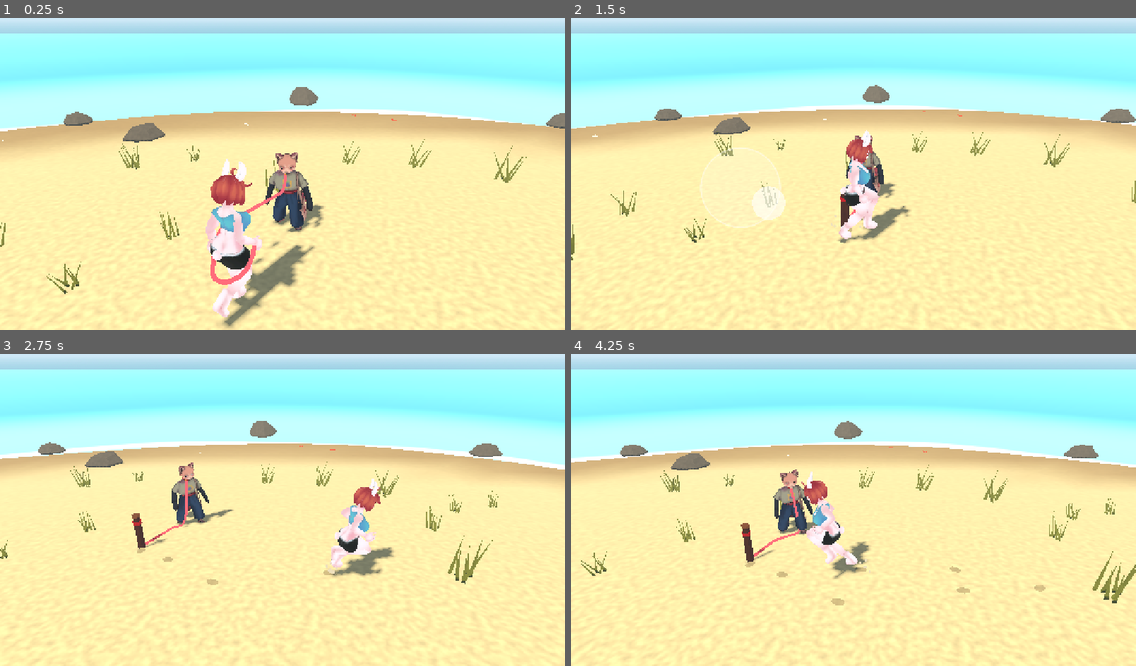
Above: before the commit, frames 1-4 (two rows, left to right).
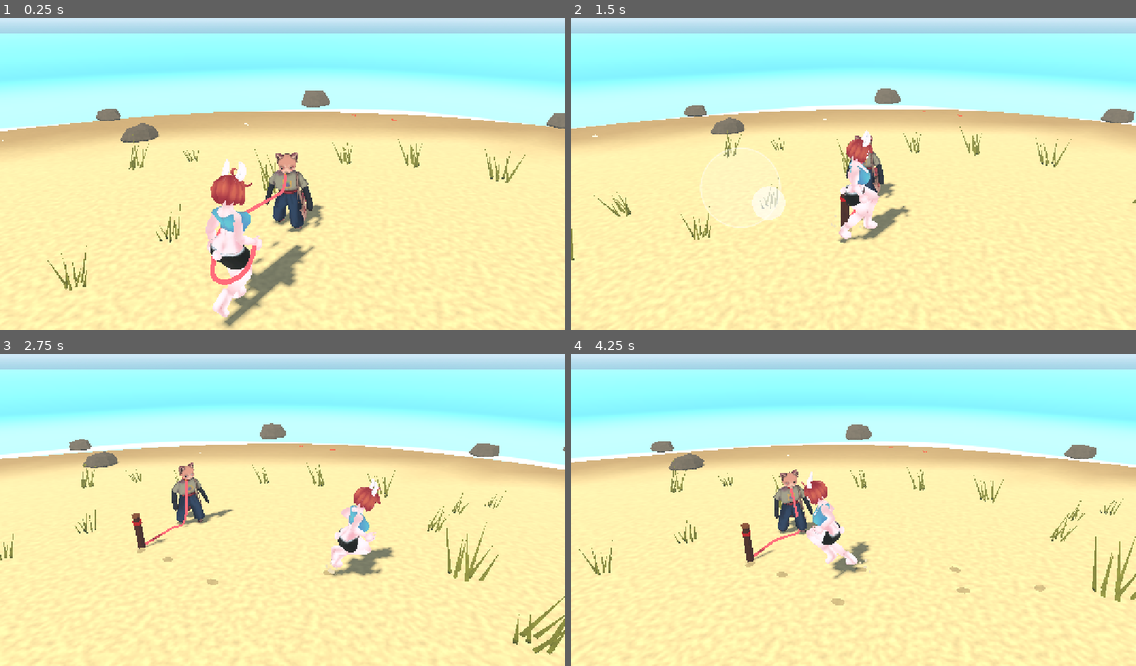
Above: after the commit, the same moments.

Repository: MrKrob00/Animal-Walk
Game: Godot game, scene res://scenes/main.tscn
Same seed, same stepped clock (60 frames per second), same inputs: the game is played once before the commit and once after it.
Inputs (mouse positions are in pixels of both pictures, inside the frame that each line leads up to):
- Up to frame 1 (0.25 s): no input
- Up to frame 2 (1.5 s): move the mouse to (977, 155) at 0.52 s; hold D (move_right) 0.53-1.25 s; hold Space (act) 0.53-1.25 s; click (977, 155) at 0.67 s; tap Shift (run) at 0.8 s; drag from (740, 186) to (825, 236) at 1.27 s
- Up to frame 3 (2.75 s): move the mouse to (339, 438) at 2.02 s; hold D (move_right) from 2.03 s (still down); hold Space (act) from 2.03 s (still down); tap Shift (run) at 2.3 s
- Up to frame 4 (4.25 s): release D (move_right) at 2.75 s; release Space (act) at 2.75 s; drag from (825, 572) to (684, 460) at 2.77 s; move the mouse to (1023, 553) at 3.52 s; hold A (move_left) from 3.53 s (still down); hold Shift (run) from 3.53 s (still down); tap E at 3.6 s

The runs differ from the first frame. In frame 1, 1.7% of the frame differs, in the area x 0-100%, y 22-89%; in frame 2, 1.5%; in frame 3, 2.1%, in the area x 0-100%, y 21-97%; in frame 4, 2.0%.

Commit message:
Low trunks to crawl under; bunny lies on her chest with soft skin; TOFU's crawling feet fixed
Co-Authored-By: Claude Opus 5.5 <noreply@anthropic.com>
Claude-Session: https://claude.ai/code/session_01Lbjh88uP794iDp2E8yqCqj

Diff:
--- a/scripts/actor.gd
+++ b/scripts/actor.gd
@@ -11,6 +11,7 @@
 const BUNNY := {
 	# Her T-posed model with a clean skeleton (tools/tpose_bunny.gd makes it from the Sketchfab file).
 	"path": "res://assets/chobby_tpose.glb", "height": 1.6, "sole": 0.032,
+	"soft_press": true,   # lying down, her chest, belly and thighs give against the ground (per vertex)
 	"walk": 1.5, "run": 3.4, "stride": 1.45, "run_stride": 2.5, "radius": 0.3,
 	# Her top and shorts take the skin's bone weights, so no gap opens when the chest moves.
 	# The leash lies over these instead of passing through: [from bone, to bone, radius m, reach past "to" m].
@@ -29,7 +30,7 @@
 		"tail": ["DEF-spine.004"],
 		"soft": [["DEF-breast01.L", "DEF-breast04.L"], ["DEF-breast01.R", "DEF-breast04.R"]],
 		"arms_down": true,
-		"clip_arms": true, "torso_swing": 0.5, "feminine": 1.0, "crawl_lift": 0.085,
+		"clip_arms": true, "torso_swing": 0.5, "feminine": 1.0, "crawl_lift": 0.03,
 		# Her legs keep their rabbit shape (knee forward, heel up); the clips move them from there.
 		"clip_keep": ["DEF-thigh.L", "DEF-shin.L", "DEF-foot.L", "DEF-toe.L", "DEF-thigh.R", "DEF-shin.R", "DEF-foot.R", "DEF-toe.R"],   # arms aimed like the clip's from arms-down (her V-sign rest wrings copied arms); half the clips' torso swing
 		"tires": true,
@@ -103,6 +104,7 @@
 var skeleton: Skeleton3D
 var face_target := Vector3.INF   ## when set, faces this point instead of the motion
 var extra_lean := 0.0
+var _press := []             ## soft-skin materials (SoftPress), when the character has them
 var _model: Node3D
 var _fit_scale := 1.0
 
@@ -131,6 +133,8 @@
 			var c: MeshInstance3D = scene.find_child(n, true, false)
 			if skin_mi != null and c != null:
 				SkinFit.follow_body(skin_mi, c, data.cloth.get("skip", []), float(data.cloth.get("lift", SkinFit.INFLATE)))
+	if data.get("soft_press", false):
+		_press = SoftPress.apply(scene)   # soft skin against the ground, lying down
 	var skels := scene.find_children("*", "Skeleton3D", true, false)
 	skeleton = skels[0] if skels.size() > 0 else null
 	_fit(float(data.height))
@@ -306,6 +310,11 @@
 	gait.lean = lerpf(gait.lean, extra_lean, 1.0 - exp(-6.0 * delta))
 	var landed := gait.update(delta, spd)
 	body.position = gait.body_offset(float(data.height))
+	if not _press.is_empty():
+		var k := smoothstep(0.0, 1.0, gait.crawl)
+		for m in _press:
+			m.set_shader_parameter("floor_y", global_position.y)
+			m.set_shader_parameter("press", k)
 	body.rotation.x = lerpf(body.rotation.x, gait.body_lean(), 1.0 - exp(-8.0 * delta))
 	if landed != 0:
 		footstep.emit(gait.foot_position(landed > 0), float(data.height) / 1.6)
--- a/scripts/camera_rig.gd
+++ b/scripts/camera_rig.gd
@@ -18,6 +18,7 @@
 const TURN := 0.006              ## radians per pixel dragged
 const WHEEL := 1.12              ## zoom step per wheel notch
 const LOOK_HEIGHT := 0.9         ## metres above the character's feet the camera looks at
+const LOOK_HEIGHT_CRAWL := 0.35  ## ... while it crawls
 const CLEARANCE := 0.35          ## the camera stays this far above the ground
 
 var target: Node3D       ## the character the player steers
@@ -50,7 +51,10 @@
 	var f := target.position
 	if second != null:
 		f = f.lerp(second.position, 0.15)
-	return f + Vector3(0, LOOK_HEIGHT, 0)
+	var low := 0.0
+	if "gait" in target and target.gait != null:
+		low = smoothstep(0.0, 1.0, target.gait.crawl)
+	return f + Vector3(0, lerpf(LOOK_HEIGHT, LOOK_HEIGHT_CRAWL, low), 0)   # down with a crawler
 
 
 ## The ground directions the stick means: [right, forward] (unit, horizontal).
--- a/scripts/gait.gd
+++ b/scripts/gait.gd
@@ -388,7 +388,7 @@
 const SOFT_FREQ := 2.0     ## oscillations per second
 const SOFT_DAMP := 0.27    ## 0 = endless wobble, 1 = no overshoot
 const SOFT_MAX := 0.024     ## largest lag, as a share of the character's height
-const SOFT_FLOOR := 0.03  ## lying down, the chest's tip stays this share of her height above the ground
+const SOFT_FLOOR := 0.0   ## lying down, the chest's tip bone stays this share of her height above the ground (the skin gives: SoftPress)
 const SOFT_GAIN := 0.6     ## share of the spring's lag shown: the clips swing the body three times
                            ## more than the old walk did, this keeps the chest's travel as it was
 
--- /dev/null
+++ b/scripts/low_passages.gd
@@ -0,0 +1,133 @@
+class_name LowPassages
+extends RefCounted
+## Low places to crawl under (the player chose: walkers get down by themselves under something
+## low, and crawl): fallen palm trunks lying across two rocks, CLEAR above the ground. Whoever is
+## under one crawls (army crawl); the rocks are in the way, the trunk is not (you pass under it),
+## and the leash lies over the trunk instead of through it.
+
+const CLEAR := 0.55        ## metres from the ground to the trunk's underside
+const LOG_R := 0.17        ## trunk radius
+const SPAN := 2.8          ## metres between the two rocks' centres
+const ROCK_BLOCK := 0.5    ## the rocks block this far round their centres
+const REACH := 0.65        ## crawl from this far either side of the trunk's line
+const COUNT := 12
+const NEAR_START := 10.0   ## one lies this far from the start, so the player meets it early
+
+
+## Where the passages lie: [{"c": Vector2 centre, "dir": Vector2 along the trunk, "y": float}].
+static func place(seed_value := 4242) -> Array:
+	var rng := RandomNumberGenerator.new()
+	rng.seed = seed_value
+	var out := []
+	var start := WorldBuilder.clearing_center()
+	# The first: on the beach near the start, the trunk across the way along the beach.
+	for k in 40:
+		var ang := -PI * 0.5 + (0.06 + 0.01 * k) * (1.0 if k % 2 == 0 else -1.0)
+		var p := Vector2(cos(ang), sin(ang)) * Terrain.shore(ang) * 0.9
+		if p.distance_to(start) > NEAR_START * 0.7 and p.distance_to(start) < NEAR_START * 1.6 and _fits(p, Vector2(cos(ang), sin(ang)), out):
+			out.append({"c": p, "dir": Vector2(cos(ang), sin(ang)), "y": _ground(p, Vector2(cos(ang), sin(ang)))})
+			break
+	var tries := 0
+	while out.size() < COUNT and tries < 4000:
+		tries += 1
+		var ang := rng.randf() * TAU
+		var d := sqrt(rng.randf()) * 0.9
+		var p := Vector2(cos(ang), sin(ang)) * d * Terrain.shore(ang)
+		var dir := Vector2.from_angle(rng.randf() * PI)
+		if p.distance_to(start) < WorldBuilder.CLEARING_RADIUS + 2.0 or not _fits(p, dir, out):
+			continue
+		out.append({"c": p, "dir": dir, "y": _ground(p, dir)})
+	return out
+
+
+## Dry, fairly flat, and clear of the other passages.
+static func _fits(p: Vector2, dir: Vector2, others: Array) -> bool:
+	for o in others:
+		if (o.c as Vector2).distance_to(p) < 14.0:
+			return false
+	var hs := []
+	for t in [-0.5, 0.0, 0.5]:
+		for s in [-1.0, 1.0]:
+			var q: Vector2 = p + dir * SPAN * t + dir.orthogonal() * REACH * 1.5 * s
+			hs.append(Terrain.height(q.x, q.y))
+	return hs.min() > 0.12 and hs.max() - hs.min() < 0.35 and hs.max() < 3.5
+
+
+static func _ground(p: Vector2, dir: Vector2) -> float:
+	var a := p - dir * SPAN * 0.5
+	var b := p + dir * SPAN * 0.5
+	return maxf(Terrain.height(a.x, a.y), maxf(Terrain.height(b.x, b.y), Terrain.height(p.x, p.y)))
+
+
+## The trunk's ends in the world (for the leash and for drawing).
+static func trunk(pass_: Dictionary) -> Array:
+	var c: Vector2 = pass_.c
+	var dir: Vector2 = pass_.dir
+	var y: float = pass_.y + CLEAR + LOG_R
+	var half := SPAN * 0.5 + 0.45
+	return [Vector3(c.x - dir.x * half, y, c.y - dir.y * half), Vector3(c.x + dir.x * half, y, c.y + dir.y * half)]
+
+
+## The places other things must leave free: [Vector3(x, z, radius)].
+static func reserved(passages: Array) -> Array:
+	var out := []
+	for p in passages:
+		out.append(Vector3(p.c.x, p.c.y, SPAN * 0.5 + 1.2))
+	return out
+
+
+## Builds the trunks and rocks (one mesh) under `root` and puts the rocks into `obs`.
+static func build(root: Node3D, obs: Obstacles, passages: Array) -> void:
+	var rng := RandomNumberGenerator.new()
+	rng.seed = 99
+	var st := PaperMesh.begin()
+	for p in passages:
+		var c: Vector2 = p.c
+		var dir: Vector2 = p.dir
+		var ends := trunk(p)
+		var along := (ends[1] - ends[0]) as Vector3
+		var length := along.length()
+		# The trunk: a tapered cylinder lying along `dir`, a few rings drawn darker.
+		var basis := Basis(_arc(Vector3.UP, along.normalized()))
+		PaperMesh.frustum(st, Transform3D(basis, ends[0]), LOG_R * 1.1, LOG_R * 0.85, length, 9, PaperMesh.col(WorldBuilder.TRUNK))
+		for k in [0.2, 0.5, 0.8]:
+			PaperMesh.frustum(st, Transform3D(basis, ends[0] + along * k), LOG_R * 1.12 - 0.04 * k, LOG_R * 1.1 - 0.04 * k, 0.05, 9, PaperMesh.col(WorldBuilder.TRUNK_RING))
+		# A broken stub of a frond on top.
+		PaperMesh.frustum(st, Transform3D(Basis(_arc(Vector3.UP, Vector3(0.3, 1, 0.2).normalized())), ends[0] + along * 0.62 + Vector3(0, LOG_R * 0.8, 0)), 0.05, 0.01, 0.35, 5, PaperMesh.col(WorldBuilder.FROND_DARK))
+		for s in [-1.0, 1.0]:
+			var q: Vector2 = c + dir * SPAN * 0.5 * s
+			var gy := Terrain.height(q.x, q.y)
+			var top: float = p.y + CLEAR - gy
+			PaperMesh.ellipsoid(st, Transform3D(Basis(Vector3.UP, rng.randf() * TAU), Vector3(q.x, gy - 0.05, q.y)), Vector3(0.62, maxf(top, 0.3) + 0.05, 0.56), 7, 4, PaperMesh.col(WorldBuilder.STONE), 0.2, rng)
+			obs.add(q.x, q.y, ROCK_BLOCK)
+	var mi := MeshInstance3D.new()
+	mi.name = "LowPassages"
+	mi.mesh = PaperMesh.commit(st)
+	mi.material_override = PaperMesh.material()
+	root.add_child(mi)
+
+
+## Is `p` (x, z) under one of the trunks, where a walker must crawl?
+static func under(p: Vector2, passages: Array) -> bool:
+	for o in passages:
+		var d: Vector2 = p - o.c
+		if absf(d.dot(o.dir)) < SPAN * 0.5 - 0.2 and absf(d.dot((o.dir as Vector2).orthogonal())) < REACH:
+			return true
+	return false
+
+
+## Capsules for the leash to lie over: [a, b, radius].
+static func capsules(passages: Array) -> Array:
+	var out := []
+	for p in passages:
+		var e := trunk(p)
+		out.append([e[0], e[1], LOG_R])
+	return out
+
+
+static func _arc(a: Vector3, b: Vector3) -> Quaternion:
+	var c := a.cross(b)
+	var d := a.dot(b)
+	if c.length() < 1e-6:
+		return Quaternion.IDENTITY if d > 0.0 else Quaternion(Vector3.RIGHT, PI)
+	return Quaternion(c.normalized(), atan2(c.length(), d))
--- a/scripts/main.gd
+++ b/scripts/main.gd
@@ -8,6 +8,9 @@
 const HAMMER_TIME := 0.6   ## the bunny stands still while she hammers, seconds
 
 var obstacles := Obstacles.new()
+var passages := []   ## low places to crawl under (LowPassages)
+var _passage_caps := []
+const CRAWL_SPEED := 0.7   ## m/s, crawling
 var splash: Puffs              ## water drops when a paw lands in the sea
 var rules := LeashRules.new()
 var bunny: Actor
@@ -35,7 +38,10 @@
 	ground.mesh = Terrain.build_mesh()
 	ground.material_override = PaperMesh.material()
 	add_child(ground)
-	WorldBuilder.populate(self, obstacles)
+	passages = LowPassages.place()
+	WorldBuilder.populate(self, obstacles, 20261120, LowPassages.reserved(passages))
+	LowPassages.build(self, obstacles, passages)
+	_passage_caps = LowPassages.capsules(passages)
 	var sea := Water.new()
 	sea.name = "Sea"
 	add_child(sea)
@@ -165,7 +171,10 @@
 		tofu.steer(Vector3.ZERO, delta)
 		tofu.place(LeashRules.clamp_to(tofu.position, rules.stake_pos, LEASH_GROUND), delta)
 		tofu.face_target = bunny.position
-	leash.colliders = tofu.capsules() + bunny.capsules()
+	leash.colliders = tofu.capsules() + bunny.capsules() + _passage_caps
+	# Under a fallen trunk, whoever is there gets down and crawls.
+	for who in [tofu, bunny]:
+		who.gait.crawling = LowPassages.under(Vector2(who.position.x, who.position.z), passages)
 	# The collar's ring slides round toward the leash, so the rope leaves the neck on its side.
 	tofu.aim_collar(leash.pts[6] if leash.pts.size() > 6 else bunny.position, delta)
 	stake.set_hint(rules.can_pick(bunny.position), _time)
@@ -176,6 +185,8 @@
 ## The stick is read relative to the camera: "up" walks away from it.
 func _drive(who: Actor, v: Vector2, running: bool, delta: float) -> void:
 	var top: float = who.data.run if running else who.data.walk
+	if who.gait.crawling or who.gait.crawl > 0.2:
+		top = minf(top, CRAWL_SPEED)
 	var dir := camera_rig.to_ground(v) if camera_rig != null else Vector3(v.x, 0, v.y)
 	who.steer(dir * top, delta)
 
@@ -188,6 +199,8 @@
 	var want := Vector3.ZERO
 	if dist > 0.001:
 		want = to / dist * LeashRules.follow_speed(dist, LEASH_GROUND, float(who.data.run))
+	if who.gait.crawling or who.gait.crawl > 0.2:
+		want = want.limit_length(CRAWL_SPEED)
 	who.velocity = who.velocity.move_toward(want, 10.0 * delta)
 	var free := who.position + who.velocity * delta
 	var held := LeashRules.clamp_to(free, leader, LEASH_GROUND)
--- a/scripts/retarget.gd
+++ b/scripts/retarget.gd
@@ -69,7 +69,12 @@
 		var d: int = map[sname]
 		var a := Quaternion.IDENTITY
 		var aim: String = AIM.get(sname, "")
-		if aim != "" and map.has(aim):
+		if aim != "" and not map.has(aim) and sname.begins_with("DEF-foot"):
+			# A foot with no toe bone of ours (TOFU): it points forward along the ground, as the
+			# clip's foot points to its toe; lined up as the shin, its shoe turned up its toes.
+			var s_dir := src.rest_global[src.bone(aim)].origin - src.rest_global[i].origin
+			a = _frame_align(Vector3.BACK, s_dir.normalized())
+		elif aim != "" and map.has(aim):
 			var s_dir := src.rest_global[src.bone(aim)].origin - src.rest_global[i].origin
 			var d_dir: Vector3 = to_char * (skel.get_bone_global_rest(map[aim]).origin - skel.get_bone_global_rest(d).origin)
 			if s_dir.length() > 1e-6 and d_dir.length() > 1e-6:
--- /dev/null
+++ b/scripts/soft_press.gd
@@ -0,0 +1,39 @@
+class_name SoftPress
+extends RefCounted
+## Soft skin against the ground (shaders/soft_press.gdshader): lying down, what would go under
+## the ground is squeezed up onto it per vertex and spreads a little. Swaps a model's plain
+## textured materials for this one (same look) and keeps the ground height in it.
+
+const SHADER := preload("res://shaders/soft_press.gdshader")
+const BAND := 0.05
+
+
+## Gives every mesh under `model` the soft material; returns the materials (one per surface).
+static func apply(model: Node) -> Array:
+	var out := []
+	for mi in model.find_children("*", "MeshInstance3D", true, false):
+		var m: MeshInstance3D = mi
+		if m.mesh == null:
+			continue
+		for sf in m.mesh.get_surface_count():
+			var old := m.get_active_material(sf)
+			var mat := ShaderMaterial.new()
+			mat.shader = SHADER
+			if old is BaseMaterial3D and (old as BaseMaterial3D).shading_mode != BaseMaterial3D.SHADING_MODE_UNSHADED:
+				push_warning("SoftPress: %s is lit; the soft material draws it unshaded" % m.name)
+			if old is BaseMaterial3D:
+				mat.set_shader_parameter("albedo_tex", (old as BaseMaterial3D).albedo_texture)
+				mat.set_shader_parameter("albedo", (old as BaseMaterial3D).albedo_color)
+			mat.set_shader_parameter("band", BAND)
+			m.set_surface_override_material(sf, mat)
+			out.append(mat)
+	return out
+
+
+## Where the shader puts a point at height `y` over ground `floor_y` (fully pressed).
+static func squash_y(y: float, floor_y: float, band := BAND) -> float:
+	var top := floor_y + band
+	var d := top - y
+	if d <= 0.0:
+		return y
+	return top - band * (1.0 - exp(-d / band))
--- a/scripts/world_builder.gd
+++ b/scripts/world_builder.gd
@@ -29,7 +29,8 @@
 
 
 ## Fills `root`; obstacles go into `obs`.
-static func populate(root: Node3D, obs: Obstacles, seed_value := 20261120) -> void:
+## `reserved`: places to leave free, [Vector3(x, z, radius)] (the low passages).
+static func populate(root: Node3D, obs: Obstacles, seed_value := 20261120, reserved: Array = []) -> void:
 	var rng := RandomNumberGenerator.new()
 	rng.seed = seed_value
 	var groves := FastNoiseLite.new()
@@ -46,6 +47,12 @@
 		var x := cos(ang) * d * Terrain.shore(ang)
 		var z := sin(ang) * d * Terrain.shore(ang)
 		if Vector2(x, z).distance_to(clear) < CLEARING_RADIUS:
+			continue
+		var kept_free := false
+		for r in reserved:
+			if Vector2(x, z).distance_to(Vector2(r.x, r.y)) < r.z:
+				kept_free = true
+		if kept_free:
 			continue
 		var y := Terrain.height(x, z)
 		var roll := rng.randf()
--- /dev/null
+++ b/shaders/soft_press.gdshader
@@ -0,0 +1,35 @@
+// A character's own look (its texture, unshaded like the model's own material) that gives softly against the ground: lying down,
+// skin that would go under the ground (the chest, belly and thighs pressed into it) is squeezed
+// up onto it, the more the deeper, and bulges a little sideways - per vertex, so a soft part
+// flattens and spreads like flesh. Only while `press` > 0. Uniforms are set per material (no
+// global uniforms: see CLAUDE.md, traps). Kept in step with SoftPress.squash_y.
+shader_type spatial;
+render_mode cull_disabled, unshaded;   // as her own material
+
+uniform sampler2D albedo_tex : source_color, filter_linear_mipmap, repeat_enable;
+uniform vec4 albedo : source_color = vec4(1.0);
+uniform float floor_y = -1000.0;   // the ground under the character, world metres
+uniform float press = 0.0;         // 0..1: how much it gives (lying down)
+uniform float band = 0.05;         // metres above the ground where the giving starts
+uniform float bulge = 0.5;         // sideways spread per metre squeezed up
+
+void vertex() {
+	if (press > 0.001) {
+		vec3 w = (MODEL_MATRIX * vec4(VERTEX, 1.0)).xyz;
+		float top = floor_y + band;
+		float d = top - w.y;
+		if (d > 0.0) {
+			float y2 = top - band * (1.0 - exp(-d / band));
+			float up = (y2 - w.y) * press;
+			vec3 n = normalize((MODEL_MATRIX * vec4(NORMAL, 0.0)).xyz);
+			w.y += up;
+			w.xz += n.xz * up * bulge;
+			VERTEX = (inverse(MODEL_MATRIX) * vec4(w, 1.0)).xyz;
+		}
+	}
+}
+
+void fragment() {
+	vec4 c = texture(albedo_tex, UV) * albedo;
+	ALBEDO = c.rgb;
+}
--- a/tests/test_crawl.gd
+++ b/tests/test_crawl.gd
@@ -1,6 +1,7 @@
 extends SceneTree
 ## Army crawl (the player chose it): both characters get down on their bellies and crawl on,
-## nothing of them sinks into the ground (skin skinned on the CPU: at most 2.5 cm, a paw tip),
+## nothing of them sinks into the ground (skin skinned on the CPU, then squeezed as the soft-skin
+## shader does: at most 2.5 cm, a paw tip), the bunny's chest rests on the ground and gives,
 ## no footprints while crawling, and they stand up again after.
 
 func _initialize() -> void:
@@ -21,6 +22,7 @@
 		a.animate(1.0 / 60.0, 0.0)
 		var standing: float = head.call()
 		var deepest := 0.0
+		var chest_low := INF
 		var steps := 0
 		a.footstep.connect(func(_p, _s): steps += 1)
 		for i in 240:
@@ -30,9 +32,13 @@
 			a.animate(1.0 / 60.0, go)
 			if i >= 120 and i % 12 == 0:
 				deepest = maxf(deepest, _deepest(a))
+				if who == Actor.BUNNY:
+					chest_low = minf(chest_low, _lowest_of(a, "DEF-breast"))
 		Check.ok(head.call() < h * 0.45, "%s gets down on its belly (head %.2f m up)" % [name, head.call()])
 		Check.ok(deepest < 0.025, "%s: nothing sinks into the ground (%.1f cm at most)" % [name, deepest * 100])
 		Check.ok(steps == 0, "%s leaves no footprints crawling" % name)
+		if who == Actor.BUNNY:
+			Check.ok(chest_low < SoftPress.BAND, "her chest rests on the ground and gives (%.1f cm into the soft band)" % ((SoftPress.BAND - chest_low) * 100))
 		for i in 90:
 			a.gait.crawling = false
 			a.animate(1.0 / 60.0, 0.0)
@@ -66,5 +72,36 @@
 				var wt := w[j * per + k]
 				if wt > 0.0:
 					p += (mats[b[j * per + k]] * v[j]) * wt
+			if not a._press.is_empty():
+				p.y = SoftPress.squash_y(p.y, a.global_position.y)
 			worst = maxf(worst, a.global_position.y - p.y)
 	return worst
+
+
+## Height over the ground of the lowest skin point carried mostly by bones named `prefix` (unsquashed).
+func _lowest_of(a: Actor, prefix: String) -> float:
+	var sk := a.skeleton
+	var low := INF
+	var m: MeshInstance3D = a.find_child(Actor.BUNNY.cloth.body, true, false)
+	var arr := m.mesh.surface_get_arrays(0)
+	var v: PackedVector3Array = arr[Mesh.ARRAY_VERTEX]
+	var b: PackedInt32Array = arr[Mesh.ARRAY_BONES]
+	var w: PackedFloat32Array = arr[Mesh.ARRAY_WEIGHTS]
+	var per := b.size() / v.size()
+	for j in v.size():
+		var on := 0.0
+		for k in per:
+			if String(m.skin.get_bind_name(b[j * per + k])).replace("_", ".").begins_with(prefix.replace("_", ".")):
+				on += w[j * per + k]
+		if on < 0.5:
+			continue
+		var p := Vector3.ZERO
+		for k in per:
+			var wt := w[j * per + k]
+			if wt > 0.0:
+				var bone := m.skin.get_bind_bone(b[j * per + k])
+				if bone < 0:
+					bone = sk.find_bone(m.skin.get_bind_name(b[j * per + k]))
+				p += (sk.global_transform * sk.get_bone_global_pose(bone) * m.skin.get_bind_pose(b[j * per + k]) * v[j]) * wt
+		low = minf(low, p.y - a.global_position.y)
+	return low
--- /dev/null
+++ b/tests/test_passages.gd
@@ -0,0 +1,30 @@
+extends SceneTree
+## Low places to crawl under (the player chose them): fallen trunks on two rocks, one near the
+## start; under a trunk a walker crawls, a step aside it does not; the rocks are in the way; the
+## trunk's underside is CLEAR above the ground; the leash gets a capsule per trunk.
+
+func _initialize() -> void:
+	var ps := LowPassages.place()
+	Check.ok(ps.size() == LowPassages.COUNT, "%d low passages on the island" % ps.size())
+	var start := WorldBuilder.clearing_center()
+	var nearest := INF
+	for p in ps:
+		nearest = minf(nearest, (p.c as Vector2).distance_to(start))
+	Check.ok(nearest < 16.0, "one is near the start (%.0f m)" % nearest)
+	var p: Dictionary = ps[0]
+	var c: Vector2 = p.c
+	var across: Vector2 = (p.dir as Vector2).orthogonal()
+	Check.ok(LowPassages.under(c, ps) and LowPassages.under(c + across * 0.5, ps), "under the trunk, a walker crawls")
+	Check.ok(not LowPassages.under(c + across * 1.5, ps), "a step aside, it walks")
+	var obs := Obstacles.new()
+	var root_node := Node3D.new()
+	LowPassages.build(root_node, obs, ps)
+	var rock: Vector2 = c + (p.dir as Vector2) * LowPassages.SPAN * 0.5
+	Check.ok(obs.push_out(rock, 0.3).distance_to(rock) > 0.5, "the rocks are in the way")
+	Check.ok(obs.push_out(c, 0.3).distance_to(c) < 0.001, "the way under the trunk is free")
+	var ends := LowPassages.trunk(p)
+	var under_y: float = (ends[0] as Vector3).lerp(ends[1], 0.5).y - LowPassages.LOG_R
+	Check.ok(absf(under_y - Terrain.height(c.x, c.y) - LowPassages.CLEAR) < 0.2, "the trunk lies %.2f m over the ground" % (under_y - Terrain.height(c.x, c.y)))
+	Check.ok(LowPassages.capsules(ps).size() == ps.size(), "the leash lies over every trunk")
+	root_node.free()
+	Check.finish(self)
Not shown, added: scripts/low_passages.gd.uid
Not shown, added: scripts/soft_press.gd.uid
Not shown, added: shaders/soft_press.gdshader.uid
Not shown, added: tests/test_crawl.gd.uid
Not shown, added: tools/make_crawl.gd.uid
Not shown, changed: CLAUDE.md
